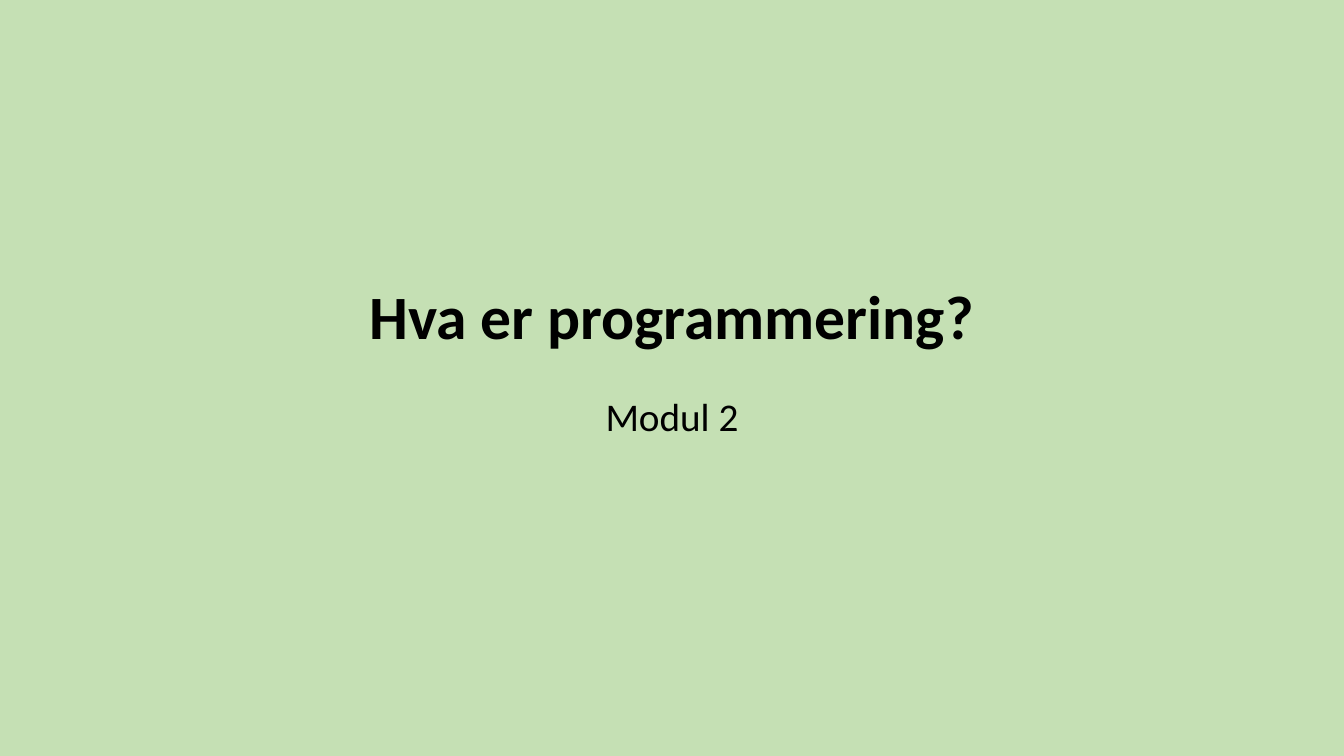
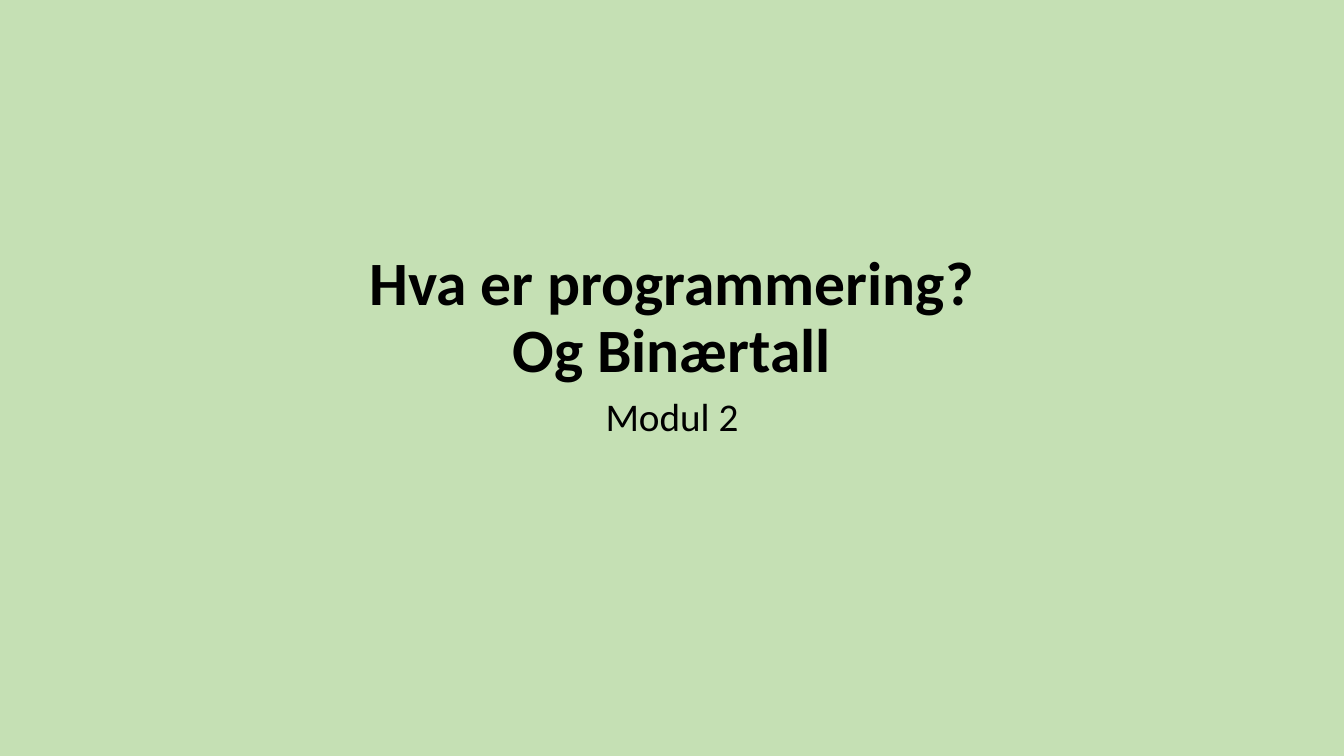
Before and after one commit to tabmy/SommerkursProg17, a slide deck: slide 24 of Forelesninger/ProgKursMandag.pptx. Drawn at 1344x756 pixels with LibreOffice and Linux fonts; fonts in the diff are those of the drawing. Boxes give left, top, right and bottom in pixels: in the first picture for what was removed or moved away, otherwise in the second. Text is boxed around its words. In the diff, an @@ line names an element or a change of style, - is before the commit and + after.

```diff
--- a/Forelesninger/ProgKursMandag.pptx
+++ b/Forelesninger/ProgKursMandag.pptx
@@ title at bbox=[369, 261, 973, 383]: text changed @@
-Hva er programmering?
+Hva er programmering?
+Og Binærtall
```
Also in this commit, not shown: 3 other slides changed, 13 slides added, 2 other files.
